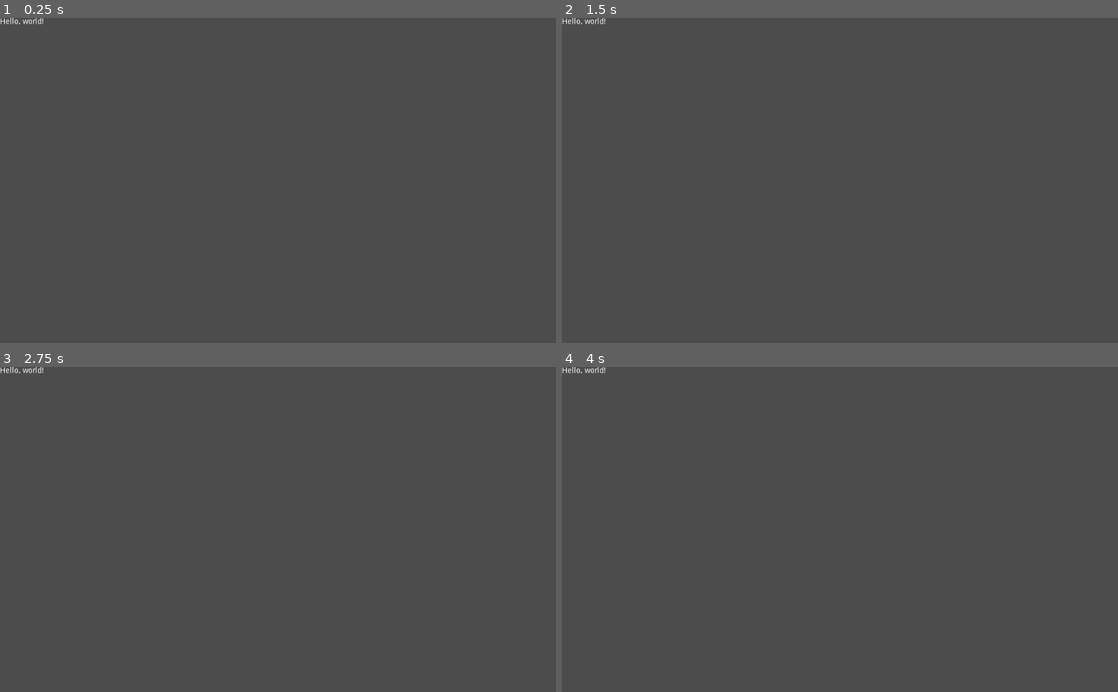
Above: before the commit, frames 1-4 (two rows, left to right).
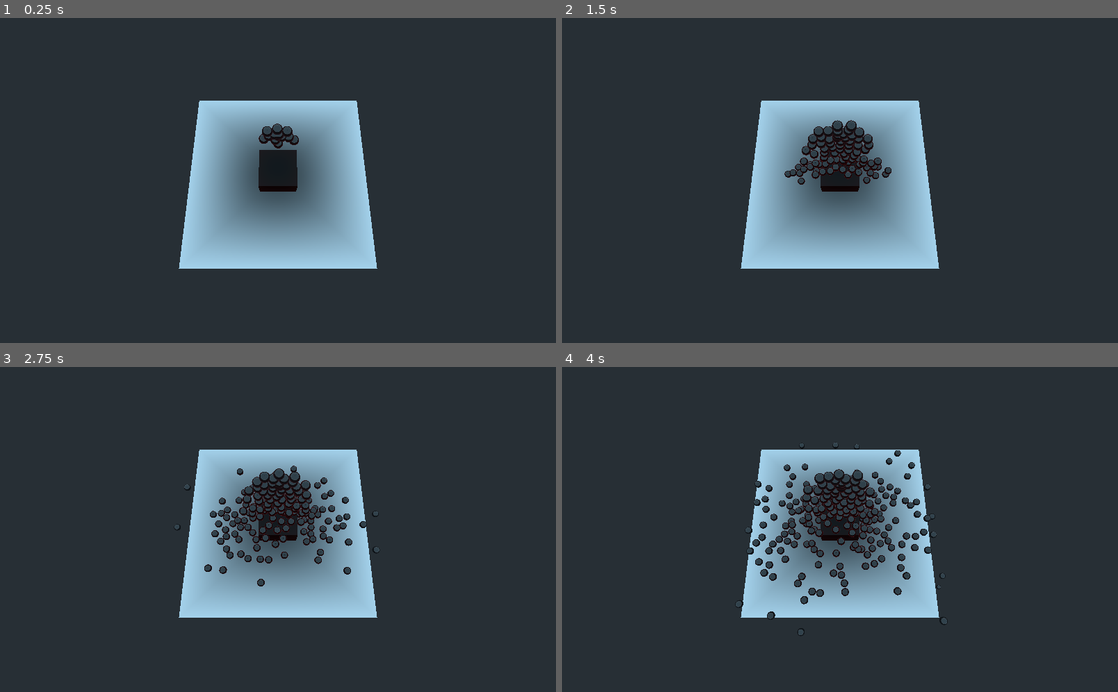
Above: after the commit, the same moments.

Repository: williambl/godot-test
Game: Godot game, scene res://SphereFall.tscn
Two runs of this game, one before a commit and one after it. Both use one fixed random seed, a clock stepped at 60 frames per second and the inputs below. Before the commit the project starts from res://Hello.tscn.
Inputs:
- Up to frame 1 (0.25 s): no input
- Up to frame 2 (1.5 s): no input
- Up to frame 3 (2.75 s): no input
- Up to frame 4 (4 s): no input

The runs differ from the first frame. In frame 1, 100% of the frame differs, in the area x 0-100%, y 0-100%; in frame 2, 100%; in frame 3, 99%; in frame 4, 99%.

Commit message:
Make SphereFall main scene

Diff:
--- a/project.godot
+++ b/project.godot
@@ -16,7 +16,7 @@
 [application]
 
 config/name="Test Project"
-run/main_scene="res://Hello.tscn"
+run/main_scene="res://SphereFall.tscn"
 config/icon="res://icon.png"
 
 [rendering]
